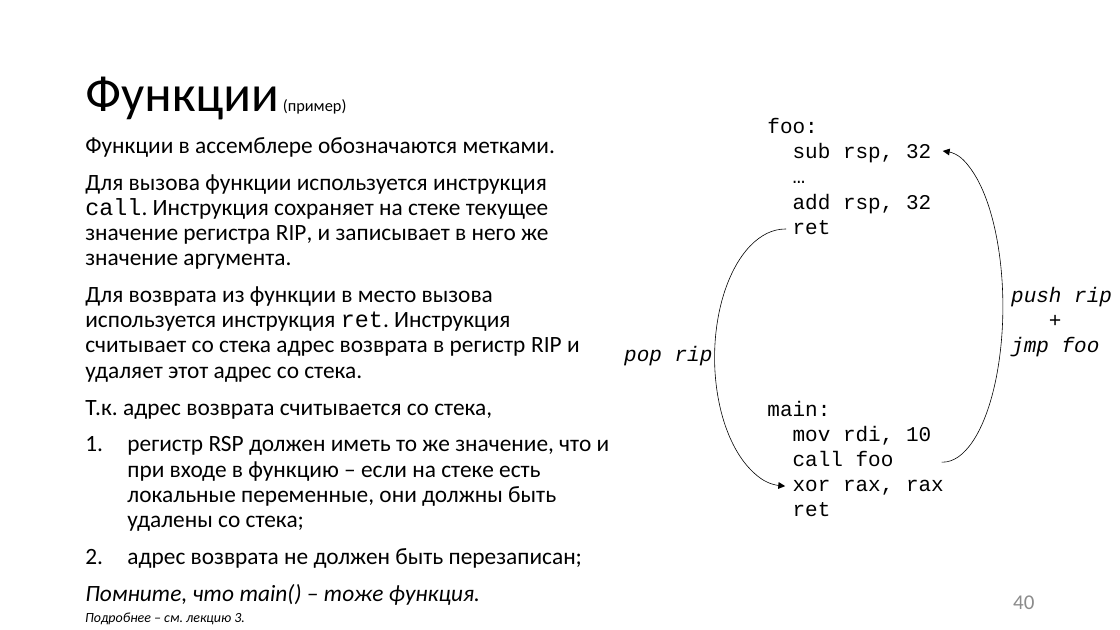
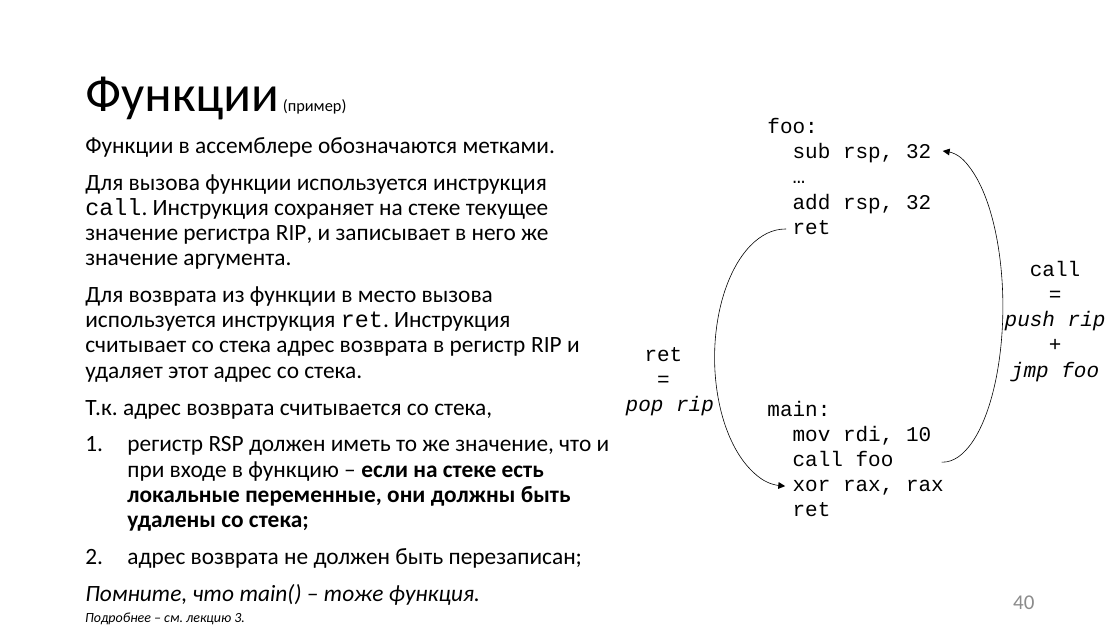
Before and after one commit to itsecd/low-level-programming, a slide deck: slide 40 of Lectures/1.Introduction/Lecture1.pptx. Drawn at 1120x630 pixels with LibreOffice and Linux fonts; fonts in the diff are those of the drawing. Boxes give left, top, right and bottom in pixels: in the first picture for what was removed or moved away, otherwise in the second. Text is boxed around its words. In the diff, an @@ line names an element or a change of style, - is before the commit and + after.

```diff
--- a/Lectures/1.Introduction/Lecture1.pptx
+++ b/Lectures/1.Introduction/Lecture1.pptx
@@ text "call": place and size @@
-text "call" at bbox=[1011, 287, 1112, 357]
+text "call" at bbox=[1005, 261, 1106, 382]
@@ text at bbox=[1030, 261, 1080, 277]: paragraphs added @@
+call
+=
@@ text at bbox=[1005, 311, 1106, 382]: alignment left to centre @@
@@ text at bbox=[645, 347, 683, 362]: paragraphs added @@
+ret
+=
@@ text at bbox=[626, 396, 714, 416]: alignment left to centre @@
@@ text at bbox=[127, 436, 610, 531]: bold on in "если на стеке есть локальные переменные, они ..." @@
```
Also in this commit, not shown: 14 other slides changed, 1 other file.
